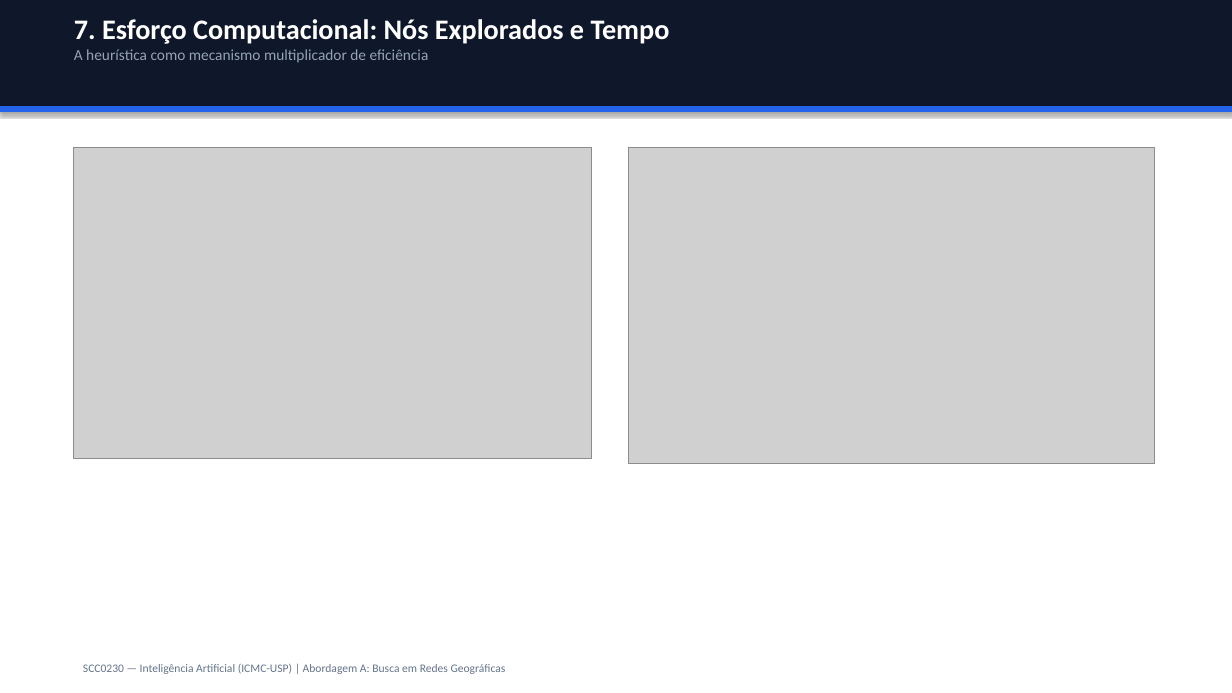
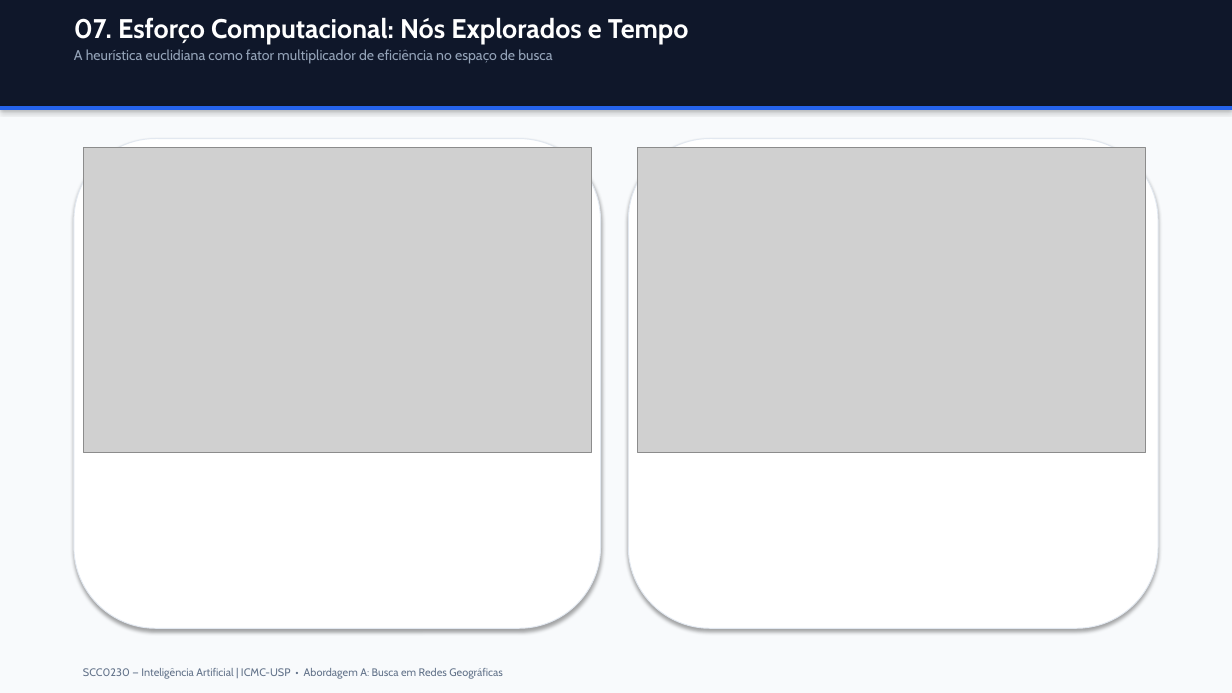
Before and after one commit to pietroggu/rede-geografica-trabalho-ia, a slide deck: slide 8 of outputs/apresentacao_busca_redes.pptx. Drawn at 1232x693 pixels with LibreOffice and Linux fonts; fonts in the diff are those of the drawing; grey boxes stand for pictures. Boxes give left, top, right and bottom in pixels: in the first picture for what was removed or moved away, otherwise in the second. Text is boxed around its words. In the diff, an @@ line names an element or a change of style, - is before the commit and + after.

```diff
--- a/outputs/apresentacao_busca_redes.pptx
+++ b/outputs/apresentacao_busca_redes.pptx
@@ rectangle: place and size @@
-rectangle at [0,106,1232,112]
+rectangle at [0,0,1232,106]
@@ rectangle at [0,0,1232,106]: fill #2563EB to #0F172A; outline #2563EB 0.75 pt to none @@
@@ rectangle: place and size @@
-rectangle at [0,0,1232,106]
+rectangle at [0,0,1232,693]
@@ rectangle at [0,0,1232,693]: fill #0F172A to #F8FAFC; outline #0F172A 0.75 pt to none @@
@@ text at [74,17,689,64]: text changed; size 12 to 11 pt; font Calibri to Cabin @@
-7. Esforço Computacional: Nós Explorados e Tempo
-A heurística como mecanismo multiplicador de eficiência
+07. Esforço Computacional: Nós Explorados e Tempo
+A heurística euclidiana como fator multiplicador de eficiência no espaço de busca
@@ rectangle added at [0,106,1232,110], fill #2563EB @@
@@ rounded rectangle added at [74,139,601,628], fill #FFFFFF, outline #E2E8F0 0.75 pt @@
@@ picture: place and size @@
-picture at [74,148,592,458]
+picture at [83,148,592,453]
@@ rounded rectangle added at [628,139,1158,628], fill #FFFFFF, outline #E2E8F0 0.75 pt @@
@@ picture: place and size @@
-picture at [628,148,1155,464]
+picture at [638,148,1146,453]
@@ text at [83,668,503,679]: text changed; size 9 to 8.5 pt; font Calibri to Cabin @@
-SCC0230 — Inteligência Artificial (ICMC-USP) | Abordagem A: Busca em Redes Geográficas
+SCC0230 — Inteligência Artificial | ICMC-USP • Abordagem A: Busca em Redes Geográficas
```
Also in this commit, not shown: 11 other slides changed, 11 other files.
